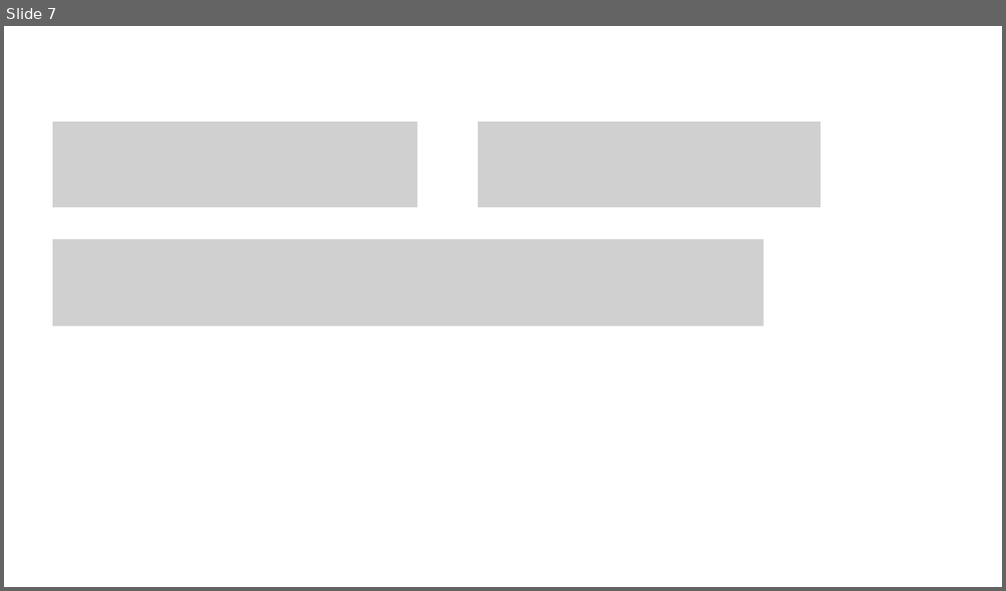
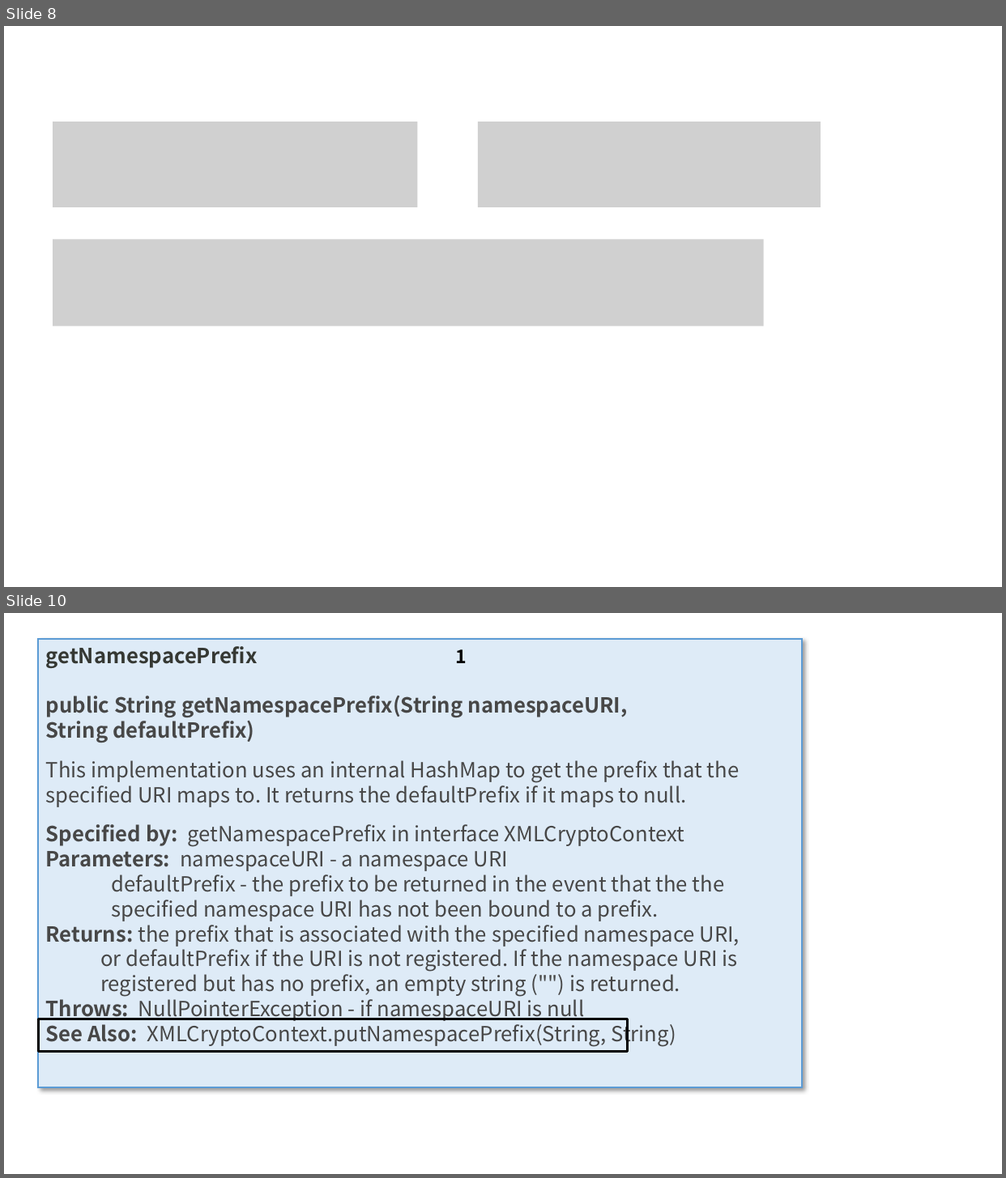
Before and after one commit to zk467701860/SKnowledgeGraph, a slide deck: directive_classification/毕业论文/图片/新建 Microsoft PowerPoint 演示文稿.pptx. Shown one above the other, each under a label of ours: slide 7 before the commit, slides 8 and 10 after it; the slides between them are not shown. The pictures are 1006x591 and 1006x1178 pixels, drawn with LibreOffice and Linux fonts; fonts in the diff are those of the drawing; grey boxes stand for pictures. Boxes give left, top, right and bottom in pixels: in the first picture for what was removed or moved away, otherwise in the second. Text is boxed around its words. In the diff, an @@ line names an element or a change of style, - is before the commit and + after.

```diff
--- a/directive_classification/毕业论文/图片/新建 Microsoft PowerPoint 演示文稿.pptx
+++ b/directive_classification/毕业论文/图片/新建 Microsoft PowerPoint 演示文稿.pptx
@@ slide 10 added at (4, 613, 1002, 1174), background #FFFFFF @@
@@ rectangle added at (39, 638, 802, 1088), fill #DEEBF7, outline #5B9BD5 1.5 pt, 20 pt, text #474747 @@
+getNamespacePrefix 1
+public String getNamespacePrefix(String namespaceURI, String defaultPrefix)
+This implementation uses an internal HashMap to get the prefix that the specified URI maps to. It returns the defaultPrefix if it maps to null.
+Specified by: getNamespacePrefix in interface XMLCryptoContext
+Parameters: namespaceURI - a namespace URI
+defaultPrefix - the prefix to be returned in the event that the the specified namespace URI has not been bound to a prefix.
+Returns: the prefix that is associated with the specified namespace URI, or defaultPrefix if the URI is not registered. If the namespace URI is registered but has no prefix, an empty string ("") is returned.
+Throws: NullPointerException - if namespaceURI is null
+See Also: XMLCryptoContext.putNamespacePrefix(String, String)
@@ rectangle added at (39, 1020, 628, 1052), outline #000000 2.25 pt @@
@@ what was slide 7 is now slide 8 @@
```
Also in this commit, not shown: 2 slides changed, 14 other slides added, 37 other files.
